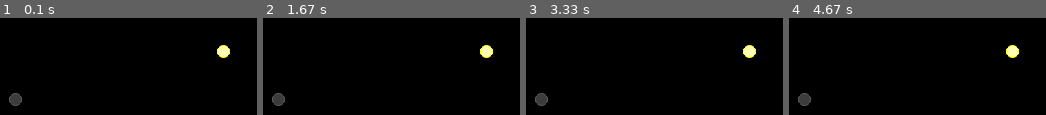
Above: before the commit, frames 1-4 (left to right).
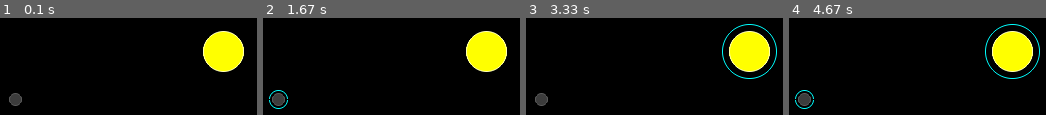
Above: after the commit, the same moments.

Repository: mtday/pygame
Game: pygame game, started from mygame/client/client.py
Same seed, same stepped clock (60 frames per second), same inputs: the game is played once before the commit and once after it.
Inputs (mouse positions are in pixels of both pictures, inside the frame that each line leads up to):
- Up to frame 1 (0.1 s): no input
- Up to frame 2 (1.67 s): press the mouse at (484, 50) at 0.37 s; move the mouse to (outside the picture) at 0.47 s; release the mouse at (outside the picture) at 0.6 s; press the mouse at (275, 97) at 0.7 s; move the mouse to (outside the picture) at 0.8 s; release the mouse at (outside the picture) at 0.93 s; press the mouse at (484, 50) at 1.03 s; move the mouse to (outside the picture) at 1.13 s; release the mouse at (outside the picture) at 1.27 s; press the mouse at (275, 97) at 1.37 s; move the mouse to (358, 88) at 1.47 s; release the mouse at (437, 81) at 1.6 s
- Up to frame 3 (3.33 s): press the mouse at (747, 50) at 1.7 s; move the mouse to (outside the picture) at 1.8 s; release the mouse at (outside the picture) at 1.93 s; press the mouse at (538, 97) at 2.03 s; move the mouse to (556, 50) at 2.13 s; release the mouse at (outside the picture) at 2.27 s; press the mouse at (747, 50) at 2.37 s; move the mouse to (outside the picture) at 2.47 s; release the mouse at (outside the picture) at 2.6 s; press the mouse at (538, 97) at 2.7 s; move the mouse to (outside the picture) at 2.8 s; release the mouse at (outside the picture) at 2.93 s; press the mouse at (747, 50) at 3.03 s; move the mouse to (outside the picture) at 3.13 s; release the mouse at (outside the picture) at 3.27 s
- Up to frame 4 (4.67 s): press the mouse at (801, 97) at 3.37 s; move the mouse to (outside the picture) at 3.47 s; release the mouse at (outside the picture) at 3.6 s; press the mouse at (1010, 50) at 3.7 s; move the mouse to (1002, 18) at 3.8 s; release the mouse at (outside the picture) at 3.93 s; press the mouse at (801, 97) at 4.03 s; move the mouse to (outside the picture) at 4.13 s; release the mouse at (outside the picture) at 4.27 s; press the mouse at (1010, 50) at 4.37 s; move the mouse to (884, 82) at 4.47 s; release the mouse at (outside the picture) at 4.6 s

The runs differ from the first frame. In frame 1, 5.4% of the frame differs, in the area x 78-95%, y 13-56%; in frame 2, 5.7%; in frame 3, 6.4%; in frame 4, 6.7%, in the area x 2-98%, y 6-94%.

Commit message:
added ability to select units

Diff:
--- a/mygame/client/config/colors.py
+++ b/mygame/client/config/colors.py
@@ -10,6 +10,7 @@
 HOVER_HEX_COLOR = YELLOW
 
 SELECTION_RECT_COLOR = CYAN
+SELECTED_UNIT_OUTLINE_COLOR = CYAN
 
 UNIT_SUN_OUTLINE_COLOR = (255, 255, 180)
 UNIT_SUN_FILL_COLOR = (255, 255, 0)
--- a/mygame/client/ui/hexgrid.py
+++ b/mygame/client/ui/hexgrid.py
@@ -55,7 +55,6 @@
                     self.__zoom_in()
                 if event.key == pygame.K_MINUS or event.key == pygame.K_UNDERSCORE:
                     self.__zoom_out()
-        pass
 
     def __set_mouse_position(self, position):
         # Save the position so we can fix the hover coordinate after zoom changes.
@@ -74,12 +73,12 @@
         self.__coord_offset_y = self.__coord_offset_y - offset[1]
         if abs(self.__coord_offset_x) > self.hex_width:
             delta = int(self.__coord_offset_x / self.hex_width)
-            self.__coord_offset_x = self.__coord_offset_x - delta * self.hex_width
+            self.__coord_offset_x -= delta * self.hex_width
             self.__center_coord = self.__center_coord.add(-delta, delta, 0)
         height_delta = self.hex_height * 3 / 2
         if abs(self.__coord_offset_y) > height_delta:
             delta = int(self.__coord_offset_y / height_delta)
-            self.__coord_offset_y = self.__coord_offset_y - delta * height_delta
+            self.__coord_offset_y -= delta * height_delta
             self.__center_coord = self.__center_coord.add(delta, delta, -2 * delta)
 
     def __zoom_in(self):
@@ -123,10 +122,17 @@
     def get_center_position(self, coord):
         offset = coord.subtract_coord(self.__center_coord)
         coord_x = self.hex_radius * HexGrid.precomputed_sqrt3 * (offset.x + offset.z / 2)
-        coord_x = coord_x + self.surface.get_width() / 2 + self.__coord_offset_x
+        coord_x += self.surface.get_width() / 2 + self.__coord_offset_x
         coord_y = self.hex_radius * 3 / 2 * offset.z
-        coord_y = coord_y + self.surface.get_height() / 2 + self.__coord_offset_y
+        coord_y += self.surface.get_height() / 2 + self.__coord_offset_y
         return int(coord_x), int(coord_y)
 
     def __draw_coord(self, coord, color):
         Hex.draw_circle(self.surface, self.get_center_position(coord), int(self.hex_width_half), color)
+
+    def is_within(self, pos1, pos2, coord):
+        # We add and subtract half the hex width to give a little bit of selection buffer
+        top_left = min([pos1[0], pos2[0]]) - self.hex_width_half, min([pos1[1], pos2[1]]) - self.hex_width_half
+        bottom_right = max([pos1[0], pos2[0]]) + self.hex_width_half, max([pos1[1], pos2[1]]) + self.hex_width_half
+        coord_center = self.get_center_position(coord)
+        return top_left[0] <= coord_center[0] <= bottom_right[0] and top_left[1] <= coord_center[1] <= bottom_right[1]
--- a/mygame/client/ui/unitmgr.py
+++ b/mygame/client/ui/unitmgr.py
@@ -1,9 +1,15 @@
+
+import pygame
 
 
 class UnitMgr:
-    def __init__(self, surface):
-        self.surface = surface
+    def __init__(self, hexgrid):
+        self.hexgrid = hexgrid
         self.__units = {}
+
+        self.__mouse_button = None
+        self.__mouse_down_position = None
+        self.__last_mouse_position = None
 
     def __len__(self):
         return len(self.__units)
@@ -35,9 +41,33 @@
     def get_by_type(self, unit_type):
         return [unit for unit in self.__units.values() if unit.unit_type == unit_type]
 
+    def get_selected(self, selected=True):
+        return [unit for unit in self.__units.values() if unit.selected == selected]
+
+    def get_within(self, pos1, pos2):
+        return [unit for unit in self.__units.values() if self.hexgrid.is_within(pos1, pos2, unit.coord)]
+
     def handle_events(self, events):
-        pass
+        for event in events:
+            # print(f'Event: {event}')
+            if event.type == pygame.MOUSEMOTION:
+                self.__last_mouse_position = event.pos
+            elif event.type == pygame.MOUSEBUTTONDOWN:
+                self.__mouse_button = event.button
+                self.__mouse_down_position = event.pos
+                if self.__mouse_button == 1:
+                    # User is starting a selection, deselect all selected units
+                    selected_units = self.get_selected()
+                    for unit in selected_units:
+                        unit.selected = False
+            elif event.type == pygame.MOUSEBUTTONUP:
+                if self.__mouse_button == 1:
+                    # User used the left mouse button and made a selection, mark the appropriate units as selected
+                    for unit in self.get_within(self.__mouse_down_position, self.__last_mouse_position):
+                        unit.selected = True
+                self.__mouse_button = None
+                self.__mouse_down_position = None
 
-    def draw(self, hexgrid):
+    def draw(self):
         for unit in self.__units.values():
-            unit.draw(hexgrid)
+            unit.draw(self.hexgrid)
--- a/mygame/client/ui/window.py
+++ b/mygame/client/ui/window.py
@@ -20,7 +20,7 @@
         self.screen = pygame.display.set_mode(Window.get_display_mode(), self.window_settings)
         pygame.display.set_caption(WINDOW_TITLE)
         self.hexgrid = HexGrid(self.screen)
-        self.unitmgr = UnitMgr(self.screen)
+        self.unitmgr = UnitMgr(self.hexgrid)
         # if self.window_settings & pygame.FULLSCREEN:
         #     pygame.mouse.set_visible(False)
 
@@ -28,7 +28,11 @@
         # TODO: These should come from the server
         self.unitmgr.add(Sun('sun', Coord()))
         x = random.randint(-20, 20)
+        if abs(x) < 3:
+            x *= 3
         y = random.randint(-20, 20)
+        if abs(y) < 3:
+            y *= 3
         z = -x - y
         self.unitmgr.add(Planet('planet', Coord(x, y, z)))
 
@@ -56,5 +60,5 @@
     def draw(self):
         self.screen.fill(BLACK)
         self.hexgrid.draw()
-        self.unitmgr.draw(self.hexgrid)
+        self.unitmgr.draw()
         pygame.display.flip()
--- a/mygame/common/model/unit.py
+++ b/mygame/common/model/unit.py
@@ -5,6 +5,7 @@
         self.unit_id = unit_id
         self.coord = coord
         self.selected = False
+        self.movable = False
 
     def draw(self, hexgrid):
         pass
--- a/mygame/common/unit/planet.py
+++ b/mygame/common/unit/planet.py
@@ -2,6 +2,7 @@
 import pygame
 import pygame.gfxdraw
 
+from mygame.client.config.colors import SELECTED_UNIT_OUTLINE_COLOR
 from mygame.client.config.colors import UNIT_PLANET_FILL_COLOR
 from mygame.client.config.colors import UNIT_PLANET_OUTLINE_COLOR
 from mygame.common.model.unit import Unit
@@ -19,3 +20,7 @@
                                      int(hexgrid.hex_width_half), UNIT_PLANET_FILL_COLOR)
         pygame.gfxdraw.aacircle(hexgrid.surface, center[0], center[1],
                                 int(hexgrid.hex_width_half), UNIT_PLANET_OUTLINE_COLOR)
+
+        if self.selected:
+            pygame.gfxdraw.aacircle(hexgrid.surface, center[0], center[1],
+                                    int(hexgrid.hex_width_half * 1.4), SELECTED_UNIT_OUTLINE_COLOR)
--- a/mygame/common/unit/sun.py
+++ b/mygame/common/unit/sun.py
@@ -2,6 +2,7 @@
 import pygame
 import pygame.gfxdraw
 
+from mygame.client.config.colors import SELECTED_UNIT_OUTLINE_COLOR
 from mygame.client.config.colors import UNIT_SUN_FILL_COLOR
 from mygame.client.config.colors import UNIT_SUN_OUTLINE_COLOR
 from mygame.common.model.unit import Unit
@@ -16,6 +17,10 @@
     def draw(self, hexgrid):
         center = hexgrid.get_center_position(self.coord)
         pygame.gfxdraw.filled_circle(hexgrid.surface, center[0], center[1],
-                                     int(hexgrid.hex_width_half), UNIT_SUN_OUTLINE_COLOR)
+                                     int(hexgrid.hex_width * 1.5), UNIT_SUN_FILL_COLOR)
         pygame.gfxdraw.aacircle(hexgrid.surface, center[0], center[1],
-                                int(hexgrid.hex_width_half), UNIT_SUN_FILL_COLOR)
+                                int(hexgrid.hex_width * 1.5), UNIT_SUN_OUTLINE_COLOR)
+
+        if self.selected:
+            pygame.gfxdraw.aacircle(hexgrid.surface, center[0], center[1],
+                                    int(hexgrid.hex_width * 2), SELECTED_UNIT_OUTLINE_COLOR)
--- a/tests/client/ui/unitmgr_test.py
+++ b/tests/client/ui/unitmgr_test.py
@@ -91,3 +91,59 @@
         self.assertIsNotNone(type2)
         self.assertEqual(len(type2), 1)
         self.assertEqual('idB', type2[0].unit_id)
+
+    def test_get_selected_default(self):
+        unitmgr = UnitMgr(None)
+        a = Unit('type1', 'id1', Coord())
+        b = Unit('type2', 'id2', Coord())
+        unitmgr.add(a)
+        unitmgr.add(b)
+
+        empty = unitmgr.get_selected()
+        self.assertIsNotNone(empty)
+        self.assertEqual(len(empty), 0)
+
+        a.selected = True
+
+        sel = unitmgr.get_selected()
+        self.assertIsNotNone(sel)
+        self.assertEqual(len(sel), 1)
+        self.assertEqual(sel[0].unit_id, a.unit_id)
+
+    def test_get_selected_true(self):
+        unitmgr = UnitMgr(None)
+        a = Unit('type1', 'id1', Coord())
+        b = Unit('type2', 'id2', Coord())
+        unitmgr.add(a)
+        unitmgr.add(b)
+
+        empty = unitmgr.get_selected(True)
+        self.assertIsNotNone(empty)
+        self.assertEqual(len(empty), 0)
+
+        a.selected = True
+
+        sel = unitmgr.get_selected(True)
+        self.assertIsNotNone(sel)
+        self.assertEqual(len(sel), 1)
+        self.assertEqual(sel[0].unit_id, a.unit_id)
+
+    def test_get_selected_false(self):
+        unitmgr = UnitMgr(None)
+        a = Unit('type1', 'id1', Coord())
+        b = Unit('type2', 'id2', Coord())
+        unitmgr.add(a)
+        unitmgr.add(b)
+
+        both = unitmgr.get_selected(False)
+        self.assertIsNotNone(both)
+        self.assertEqual(len(both), 2)
+        self.assertEqual(both[0].unit_id, a.unit_id)
+        self.assertEqual(both[1].unit_id, b.unit_id)
+
+        a.selected = True
+
+        unsel = unitmgr.get_selected(False)
+        self.assertIsNotNone(unsel)
+        self.assertEqual(len(unsel), 1)
+        self.assertEqual(unsel[0].unit_id, b.unit_id)
